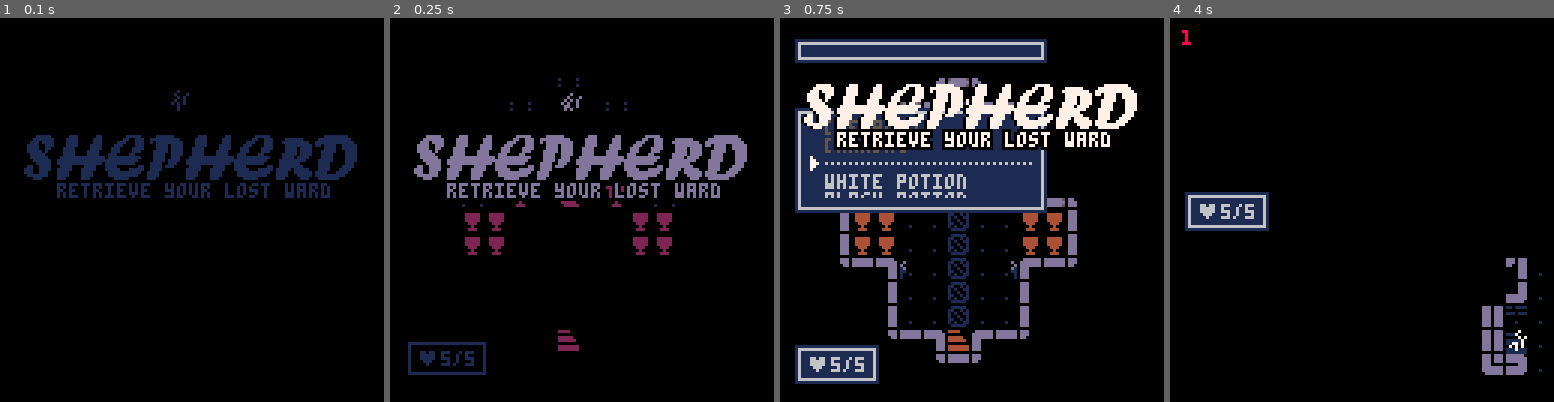
Above: before the commit, frames 1-4 (left to right).
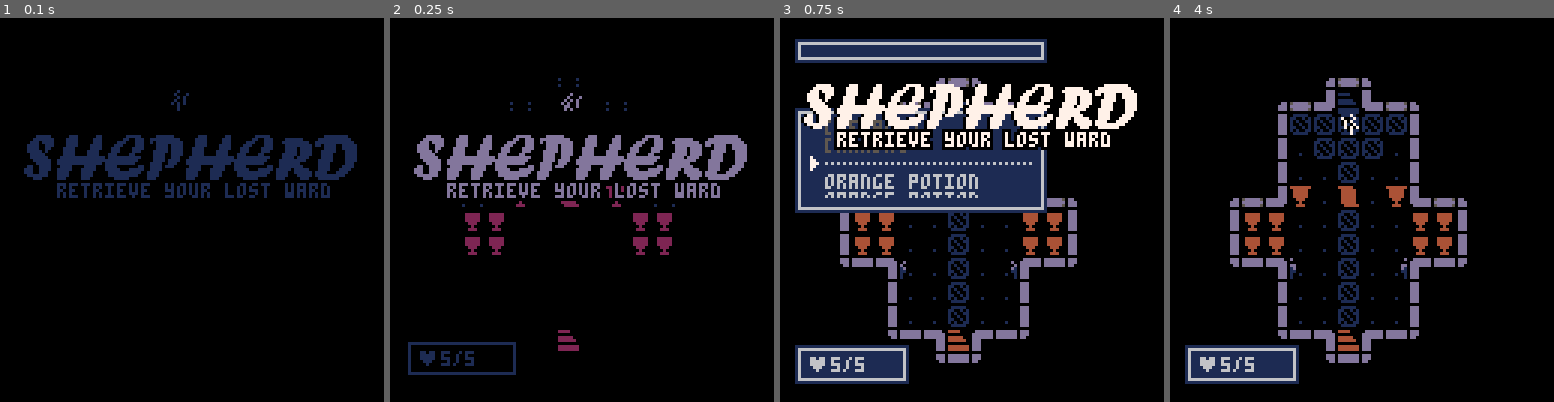
Above: after the commit, the same moments.

Repository: Aeklad/pico8
Game: PICO-8 cartridge rogue.p8
Two runs of this game, one before a commit and one after it. Both use one fixed random seed, a clock stepped at 60 frames per second and the inputs below.
Inputs:
- Up to frame 1 (0.1 s): no input
- Up to frame 2 (0.25 s): no input
- Up to frame 3 (0.75 s): tap X (X key) at 0.33 s; tap O (Z key) at 0.7 s
- Up to frame 4 (4 s): tap X (X key) at 1.07, 1.85, 2.97 s; hold Right 1.6-2.1 s; tap O (Z key) every 0.4 s from 1.7 to 3.7 s; hold Up 2.15-2.42 s; hold Right 2.47-3.03 s; hold Left 3.08-3.58 s; hold Down 3.63-3.97 s

Frame 1 is identical in both runs. In frame 2, 0.2% of the frame differs, in the area x 24-33%, y 84-93%; in frame 3, 1.6%; in frame 4, 17%, in the area x 3-97%, y 3-96%.

Commit message:
put in some of my own gameplay tweaks

Diff:
--- a/rogue.p8
+++ b/rogue.p8
@@ -21,8 +21,9 @@
  mob_los=explodeval("4,4,4,4,4,4,4,4,4")
  mob_atk=explodeval("1,1,2,1,2,3,3,5,5")
  mob_minf=explodeval("1,1,2,3,4,5,6,7,8")
- mob_maxf=explodeval("1,3,4,5,6,7,8,8,8")
+ mob_maxf=explodeval("8,8,8,8,8,8,8,8,8")
  mob_spec=explode(",,,divdes,steals food,stun,ghost,slow,sleep")
+ mob_loot=explodeval("13,14,15,16,17,18,19,20,21,22")
  crv_sig=explodeval("255,214,124,179,233")
  crv_msk=explodeval("0,9,3,12,6")
  free_sig=explodeval("0,0,0,0,16,64,32,128,161,104,84,146")
@@ -77,12 +78,12 @@
  inv,eqp={},{}
  makeipool()
  foodnames()
- takeitem(17)
- takeitem(18)
+ takeitem(16)
+ takeitem(16)
  wind={}
  float={}
  talkwind = nil
- hpwind=addwind(5,5,28,13,{})
+ hpwind=addwind(5,5,38,13,{})
  thrdx,thrdy=0,-1
  _upd=update_game
  _drw=draw_game
@@ -234,8 +235,8 @@
  elseif butt==5 then
   sfx(54)
   showinv()
- elseif butt==4 then
-  genfloor(floor+1)
+ --elseif butt==4 then
+  --genfloor(floor+1)
  end
 end
 
@@ -656,6 +657,18 @@
    st_killer=atkm.name
   end
   add(dmob,defm)
+  defm.loot=flr(rnd()*13+(5+floor))
+  if freeinvslot()>0 then
+   if defm.loot>12 and defm.loot<23 then
+    takeitem(defm.loot)
+    if defm!=p_mob then
+     showmsg("found! "..itm_name[defm.loot],60)
+    end
+   end
+  else
+   showmsg("inventory full",60)
+   sfx(60)
+  end
   del(mob,defm)
   defm.dur=10
  end
@@ -1050,7 +1063,7 @@
 end
 
 function floormsg()
- showmsg("floor"..floor,120)
+ showmsg("floor "..floor,120)
 end
 function showhint()
  if hintwind then
@@ -1079,6 +1092,7 @@
   ani={},
   flash=0,
   stun=false,
+  stimer=0,
   charge=1,
   lastmoved=false,
   bless=0,
@@ -1090,7 +1104,8 @@
   defmax=0,
   los=mob_los[typ],
   task=ai_wait,
-  name=mob_name[typ]
+  name=mob_name[typ],
+  loot=13
  }
  for i=0,3 do
   add(m.ani,mob_ani[typ]+i)
@@ -1148,7 +1163,8 @@
   if m!=p_mob then
    m.mov=nil
    if m.stun then
-    m.stun=false
+    m.stimer+=1
+    if m.stimer>=2 then m.stun=false end
    else
     m.lastmoved=m.task(m)
     moving=m.lastmoved or moving
@@ -1396,9 +1412,6 @@
   mazeworm()
   placeflags()
   carvedoors()
-  if #flaglib>1 then
-   debug[1]="reconnect area"
-  end
 until #flaglib==1
  debug[1]=#flaglib
  carvescuts()
